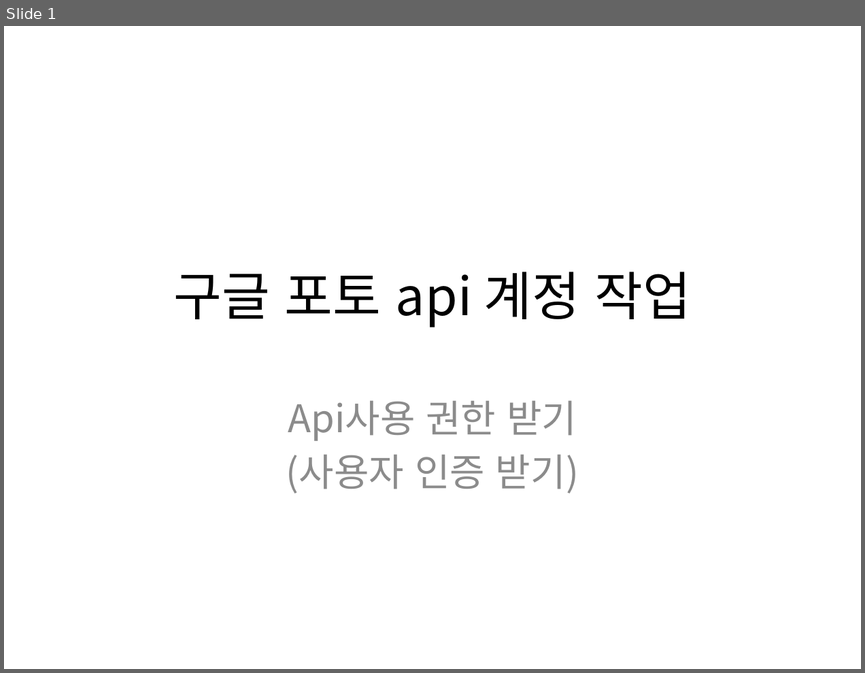
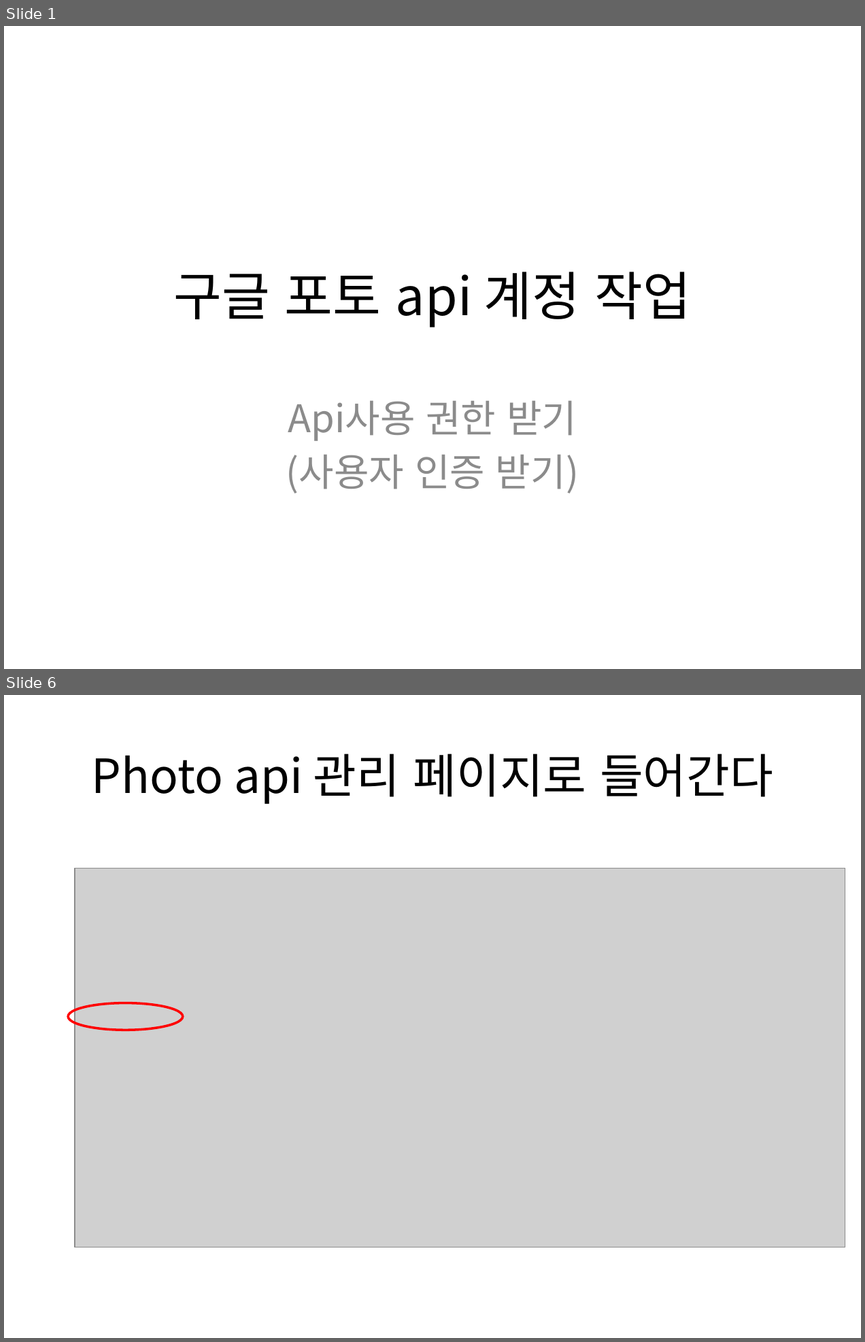
Before and after one commit to zzingyuna/test_site.github.io, a slide deck: image/get_google_api_account.pptx. Shown one above the other, each under a label of ours: slide 1 before the commit, slides 1 and 6 after it; the slides between them are not shown. The pictures are 865x673 and 865x1342 pixels, drawn with LibreOffice and Linux fonts; fonts in the diff are those of the drawing; grey boxes stand for pictures. Boxes give left, top, right and bottom in pixels: in the first picture for what was removed or moved away, otherwise in the second. Text is boxed around its words. In the diff, an @@ line names an element or a change of style, - is before the commit and + after.

```diff
--- a/image/get_google_api_account.pptx
+++ b/image/get_google_api_account.pptx
@@ slide 6 added at (4, 695, 861, 1338), background #FFFFFF @@
@@ title added at (92, 753, 773, 804), 39.6 pt, text #000000 @@
+Photo api 관리 페이지로 들어간다
@@ picture added at (75, 868, 845, 1246) @@
@@ ellipse added at (68, 1002, 183, 1029), outline #FF0000 2 pt @@
```
Also in this commit, not shown: 1 slide changed, 11 other slides added, 5 slides removed.
